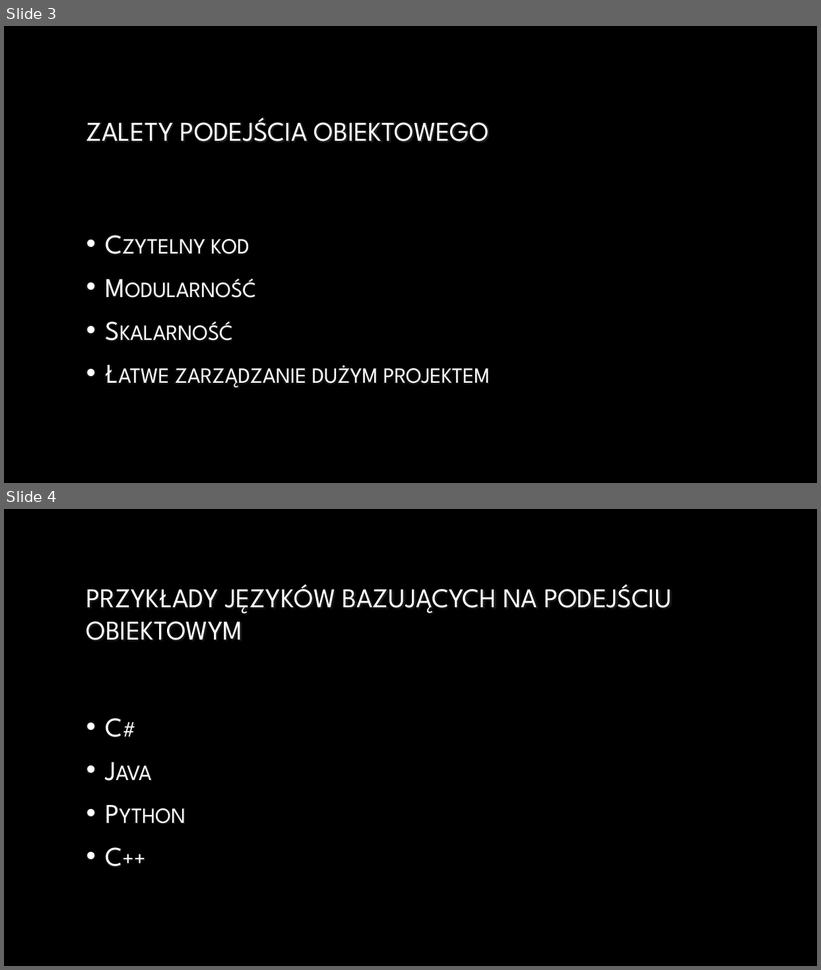
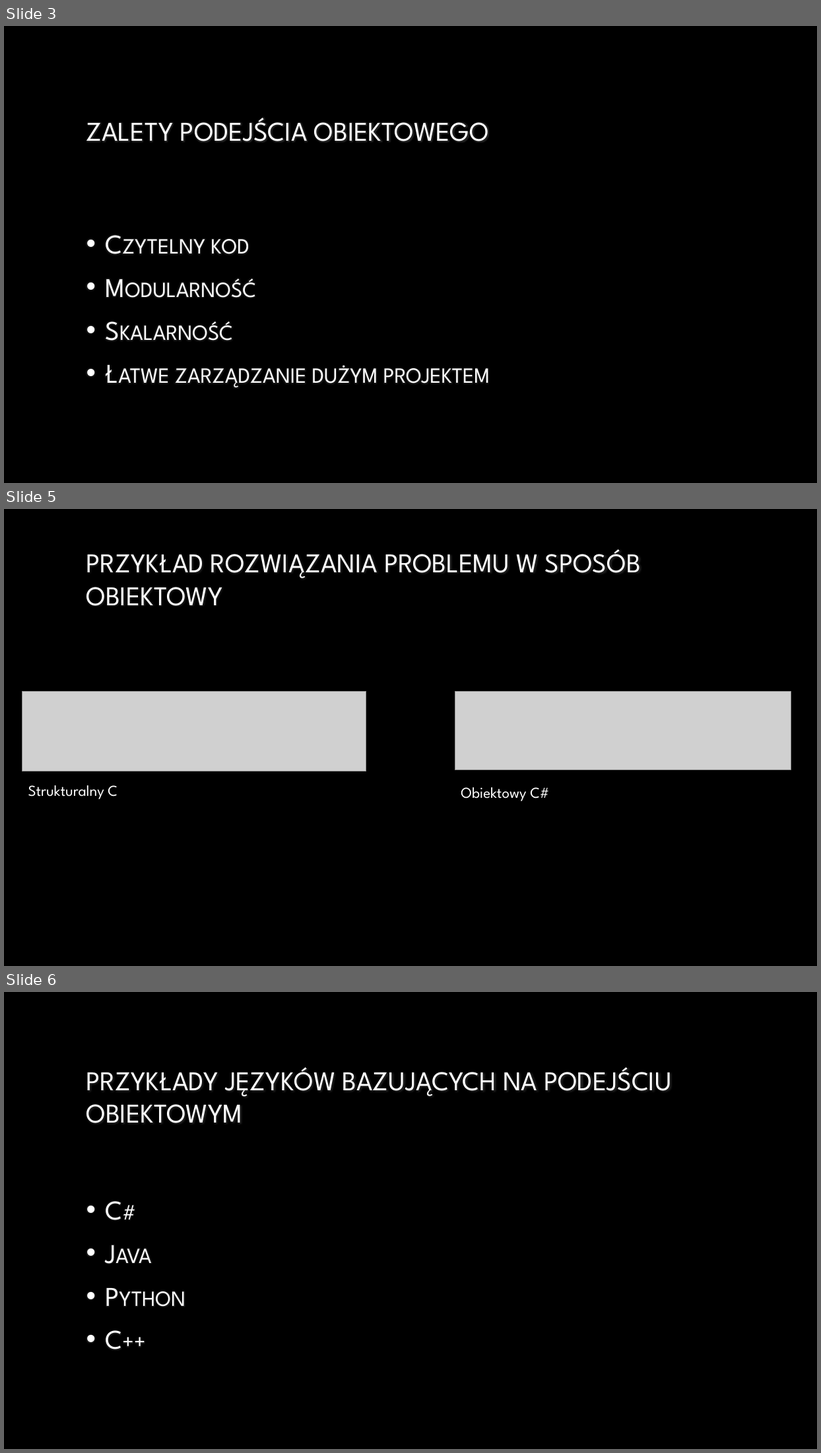
Before and after one commit to markow1997/AdvanceProgrammingTechniques_2223, a slide deck: ArturGrabowski/Presentation_ProblemyObiektowe.pptx. Shown one above the other, each under a label of ours: slides 3 and 4 before the commit, slides 3, 5 and 6 after it; the slides between them are not shown. The pictures are 821x970 and 821x1453 pixels, drawn with LibreOffice and Linux fonts; fonts in the diff are those of the drawing; grey boxes stand for pictures; background and template pictures are left out. Boxes give left, top, right and bottom in pixels: in the first picture for what was removed or moved away, otherwise in the second. Text is boxed around its words. In the diff, an @@ line names an element or a change of style, - is before the commit and + after.

```diff
--- a/ArturGrabowski/Presentation_ProblemyObiektowe.pptx
+++ b/ArturGrabowski/Presentation_ProblemyObiektowe.pptx
@@ slide 5 added at (x1=4, y1=509, x2=817, y2=966), background picture (left out) @@
@@ title added at (x1=86, y1=549, x2=641, y2=606), 32 pt, text gradient #FFFFFF to #A6A6A6 @@
+PRZYKŁAD ROZWIĄZANIA PROBLEMU W SPOSÓB OBIEKTOWY
@@ picture added at (x1=22, y1=691, x2=366, y2=771) @@
@@ picture added at (x1=455, y1=691, x2=791, y2=770) @@
@@ text added at (x1=28, y1=786, x2=118, y2=799), 18 pt, text #FFFFFF @@
+Strukturalny C
@@ text added at (x1=461, y1=788, x2=549, y2=801), 18 pt, text #FFFFFF @@
+Obiektowy C#
@@ what was slide 4 is now slide 6 @@
```
Also in this commit, not shown: 3 other slides added, 1 slide removed, 1 other file.
